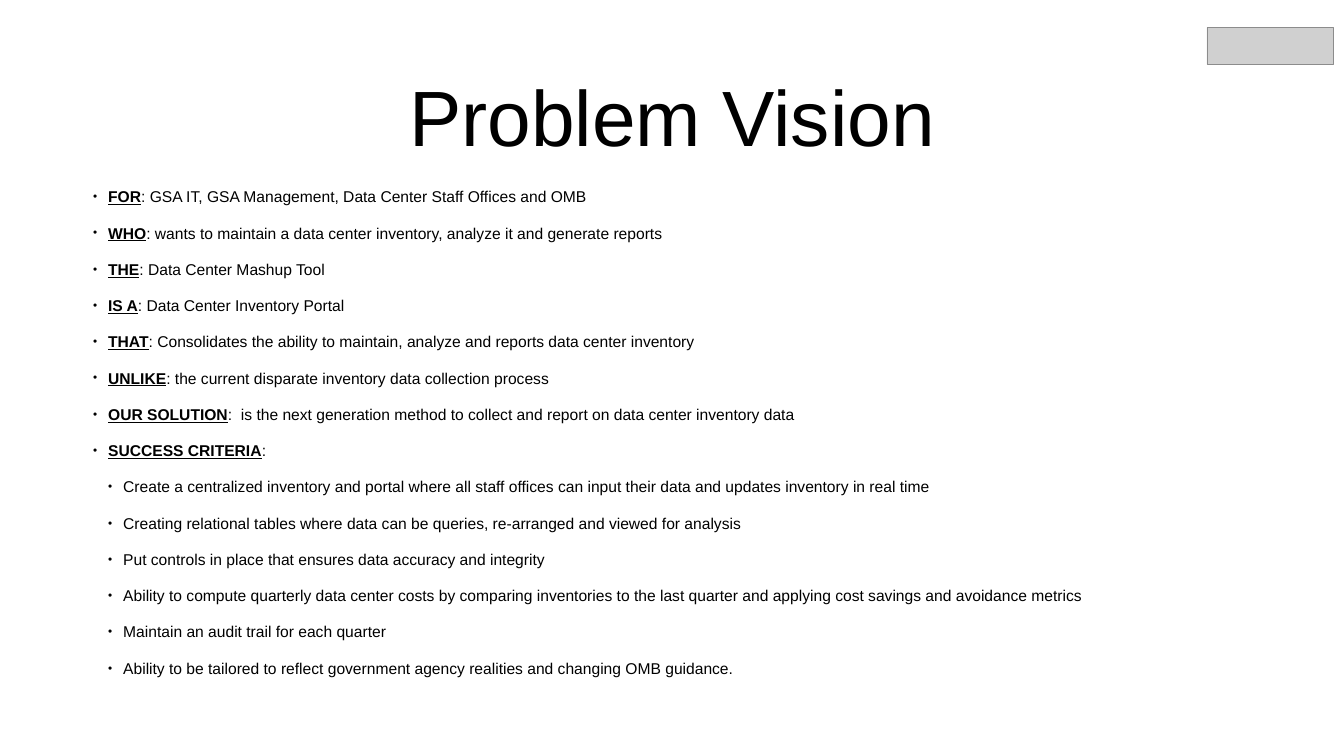
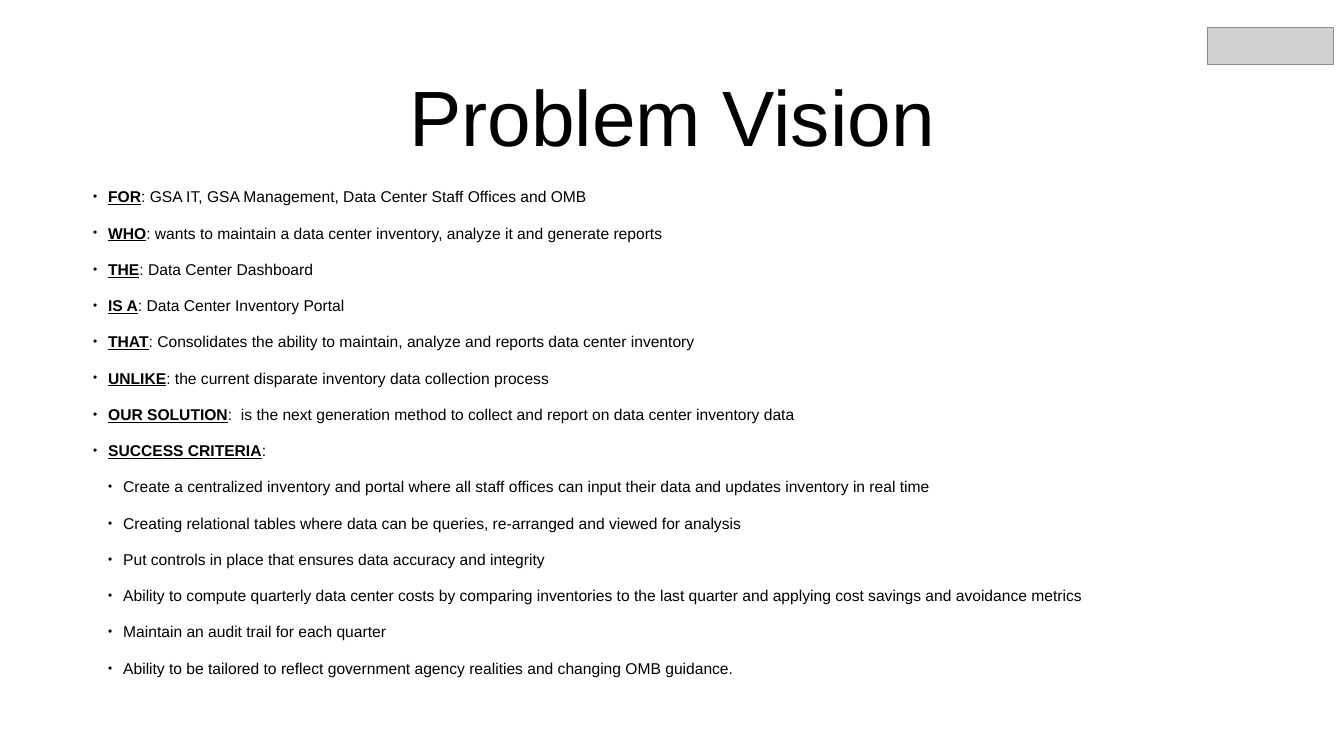
Before and after one commit to Octo-Hackathon/DataCenterMashup, a slide deck: slide 3 of GSA Hackathon (1).pptx. Drawn at 1344x756 pixels with LibreOffice and Linux fonts; fonts in the diff are those of the drawing; grey boxes stand for pictures. Boxes give left, top, right and bottom in pixels: in the first picture for what was removed or moved away, otherwise in the second. Text is boxed around its words. In the diff, an @@ line names an element or a change of style, - is before the commit and + after.

Commit message:
Changes

```diff
--- a/GSA Hackathon (1).pptx
+++ b/GSA Hackathon (1).pptx
@@ text at <box>108,263,313,278</box>: text changed @@
-• THE: Data Center Mashup Tool
+• THE: Data Center Dashboard
```
Also in this commit, not shown: 1 other slide changed.
